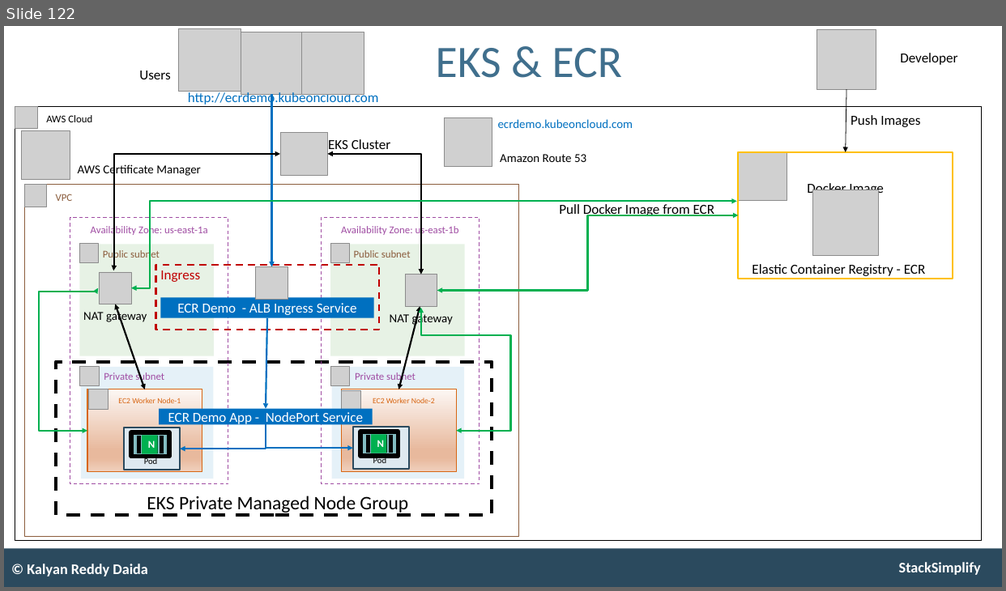
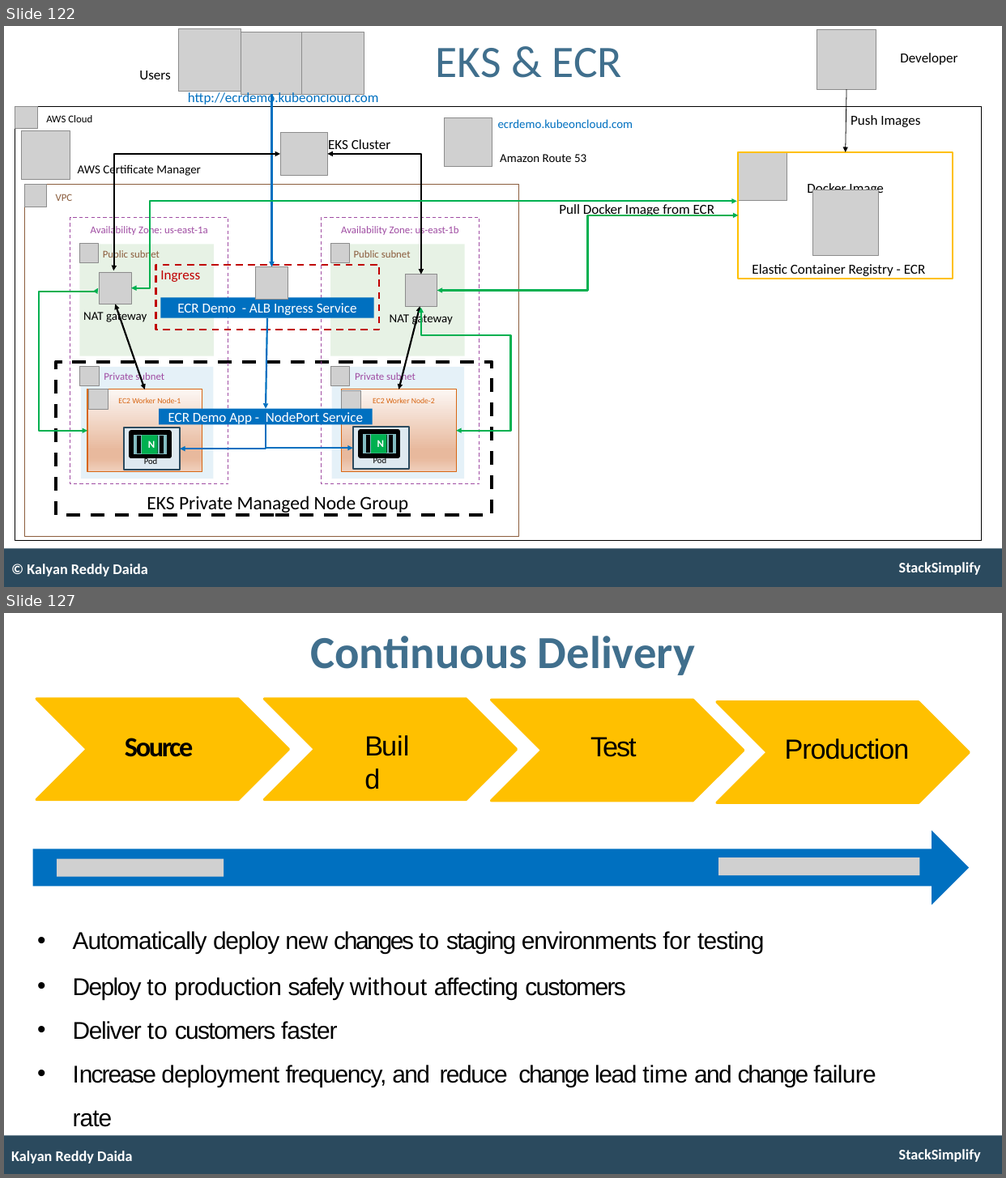
Before and after one commit to talvionyx/aws-eks-kubernetes-masterclass, a slide deck: presentation/AWS-Fargate-and-EKS-Masterclass.pptx. Shown one above the other, each under a label of ours: slide 122 before the commit, slides 122 and 127 after it; the slides between them are not shown. The pictures are 1006x591 and 1006x1178 pixels, drawn with LibreOffice and Linux fonts; fonts in the diff are those of the drawing; grey boxes stand for pictures. Boxes give left, top, right and bottom in pixels: in the first picture for what was removed or moved away, otherwise in the second. Text is boxed around its words. In the diff, an @@ line names an element or a change of style, - is before the commit and + after.

```diff
--- a/presentation/AWS-Fargate-and-EKS-Masterclass.pptx
+++ b/presentation/AWS-Fargate-and-EKS-Masterclass.pptx
@@ slide 127 added at box(4, 613, 1002, 1174), background #FFFFFF; not listed: 2 template elements that a slide beside it also shows @@
@@ text added at box(310, 636, 695, 675), 53 pt, text #406F8D, bold @@
+Continuous Delivery
@@ freeform shape added at box(36, 699, 288, 800), fill #FFC000, outline #FFC000 3 pt @@
@@ freeform shape added at box(264, 699, 516, 800), fill #FFC000, outline #FFC000 3 pt @@
@@ freeform shape added at box(491, 700, 743, 801), fill #FFC000, outline #FFC000 3 pt @@
@@ freeform shape added at box(717, 702, 969, 803), fill #FFC000, outline #FFC000 3 pt @@
@@ text added at box(364, 727, 423, 762), 32 pt, text #000000 @@
+Build
@@ text added at box(125, 738, 193, 757), 32 pt, text #000000, bold @@
+Source
@@ text added at box(590, 737, 636, 757), 32 pt, text #000000 @@
+Test
@@ text added at box(785, 739, 910, 760), 32 pt, text #000000 @@
+Production
@@ freeform shape added at box(32, 831, 969, 905), fill #0070C0 @@
@@ picture added at box(57, 858, 224, 877) @@
@@ picture added at box(718, 858, 919, 876) @@
@@ text added at box(73, 931, 876, 1127), 28 pt, text #000000 @@
+• Automatically deploy new changes to staging environments for testing
+• Deploy to production safely without affecting customers
+• Deliver to customers faster
+• Increase deployment frequency, and reduce change lead time and change failure rate
@@ text added at box(11, 1151, 133, 1164), 17 pt, text #FFFFFF, bold @@
+Kalyan Reddy Daida
```
Also in this commit, not shown: 1 slide changed, 19 other slides added, 1 other file.
